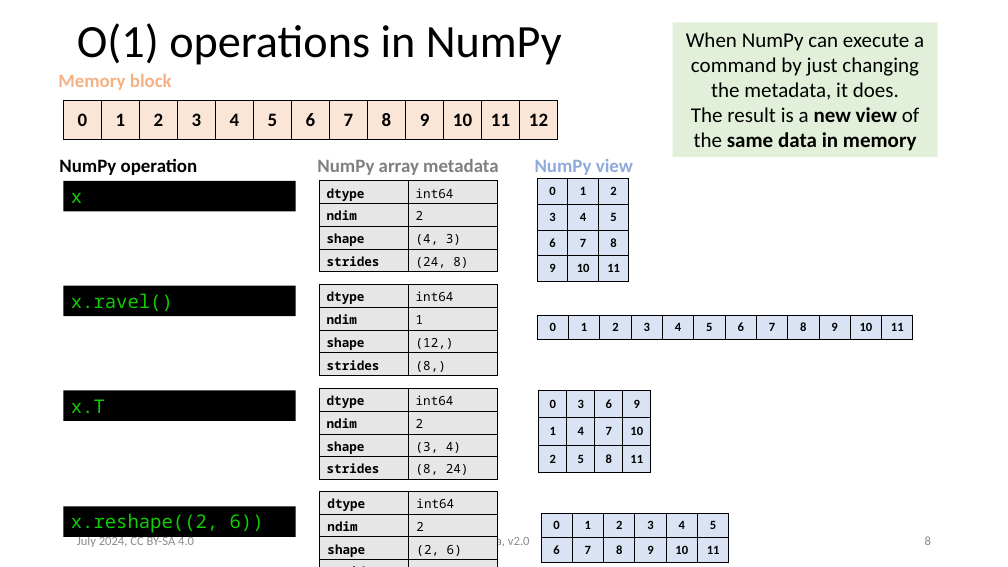
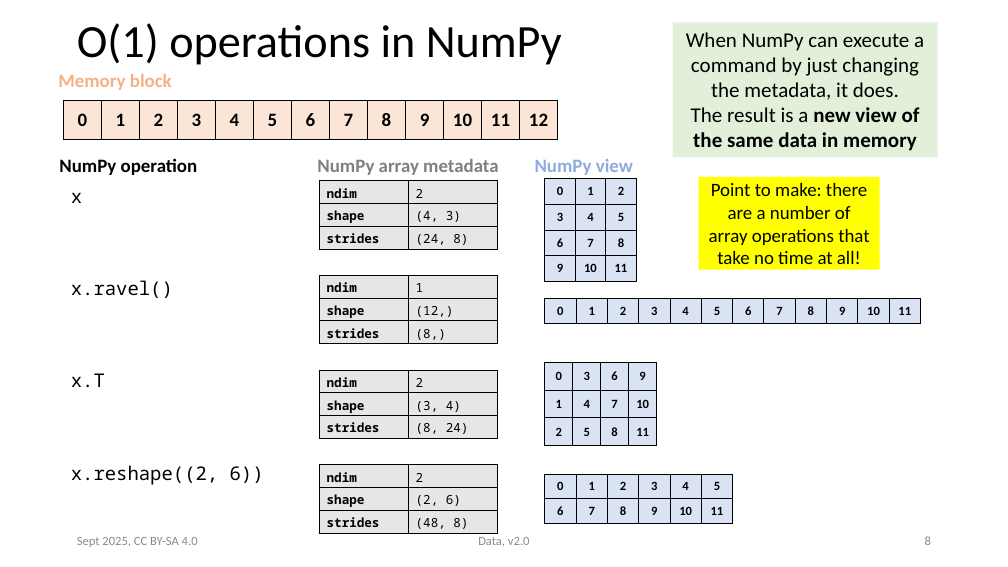
Before and after one commit to victoris93/data_class, a slide deck: slide 8 of numpy.pptx. Drawn at 1008x567 pixels with LibreOffice and Linux fonts; fonts in the diff are those of the drawing. Boxes give left, top, right and bottom in pixels: in the first picture for what was removed or moved away, otherwise in the second. Text is boxed around its words. In the diff, an @@ line names an element or a change of style, - is before the commit and + after.

```diff
--- a/numpy.pptx
+++ b/numpy.pptx
@@ text in rectangle at (691, 107, 920, 151): bold on in "of the" @@
@@ table: place and size @@
-table at (538, 179, 628, 282)
+table at (545, 179, 636, 282)
@@ rectangle added at (699, 177, 879, 270), fill #FFFF00, 18 pt, text #000000 @@
+Point to make: there are a number of array operations that take no time at all!
@@ text "x": place and size @@
-text "x" at (64, 181, 296, 211)
+text "x" at (71, 193, 82, 203)
@@ table at (319, 181, 498, 249) @@
-row 1: dtype | int64
@@ text "x.ravel()": place and size @@
-text "x.ravel()" at (64, 286, 296, 316)
+text "x.ravel()" at (71, 280, 173, 298)
@@ table at (319, 275, 498, 344) @@
-row 1: dtype | int64
@@ table: place and size @@
-table at (319, 285, 498, 376)
+table at (319, 275, 498, 344)
@@ table: place and size @@
-table at (538, 315, 910, 470)
+table at (545, 299, 917, 440)
@@ text "x.T": place and size @@
-text "x.T" at (64, 390, 296, 420)
+text "x.T" at (71, 373, 105, 387)
@@ table at (319, 371, 498, 439) @@
-row 1: dtype | int64
@@ table: place and size @@
-table at (319, 389, 498, 479)
+table at (319, 371, 498, 439)
@@ table: place and size @@
-table at (539, 390, 651, 473)
+table at (545, 363, 657, 445)
@@ text colour #0ECC00 to #000000; fill #000000 to none in 4 elements at (71, 193, 82, 203), (71, 280, 173, 298), (71, 373, 105, 387), (71, 465, 264, 485) @@
@@ text "x.reshape((2, 6))": place and size @@
-text "x.reshape((2, 6))" at (64, 507, 296, 537)
+text "x.reshape((2, 6))" at (71, 465, 264, 485)
@@ table at (319, 465, 498, 533) @@
-row 1: dtype | int64
@@ table: place and size @@
-table at (320, 492, 498, 567)
+table at (319, 465, 498, 533)
@@ table: place and size @@
-table at (541, 513, 727, 563)
+table at (545, 475, 731, 524)
@@ text at (77, 537, 198, 547): text changed @@
-July 2024, CC BY-SA 4.0
+Sept 2025, CC BY-SA 4.0
```
Also in this commit, not shown: 27 other slides changed.
